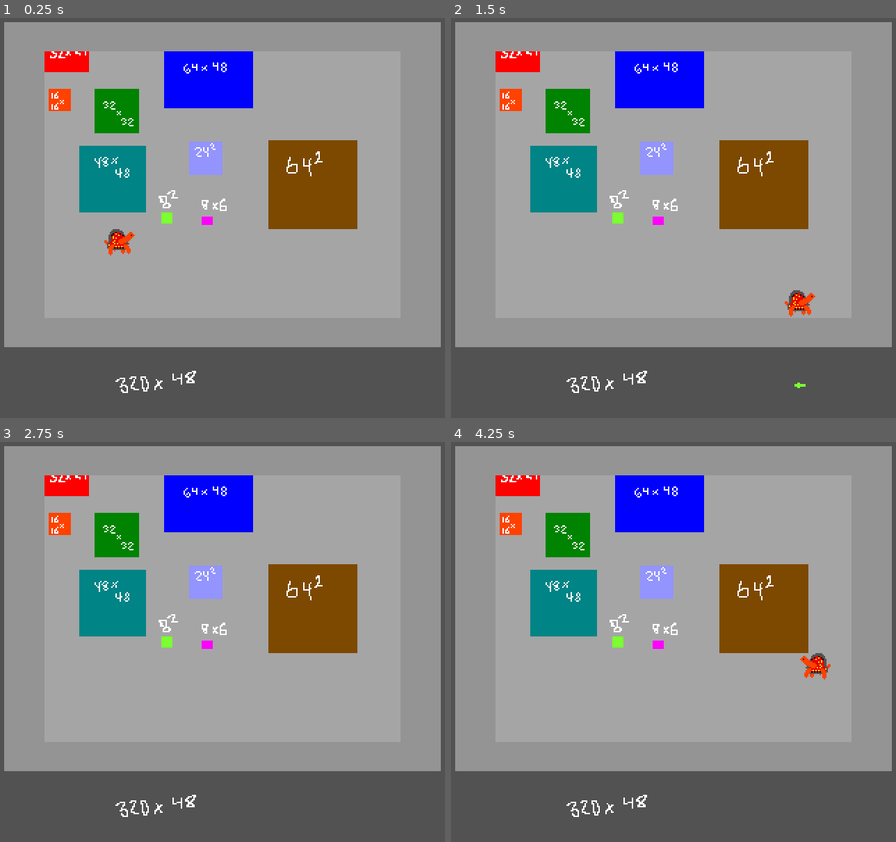
Above: before the commit, frames 1-4 (two rows, left to right).
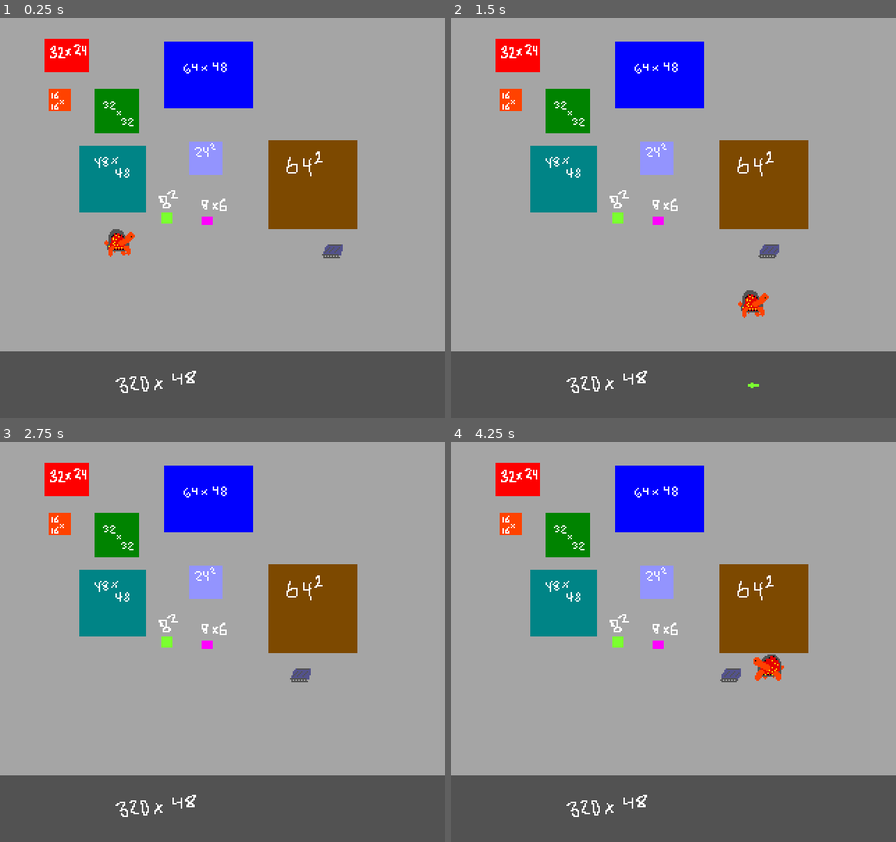
Above: after the commit, the same moments.

Repository: sym-z/GodotWildJam_68
Game: Godot game, scene res://Scenes/level.tscn
The game is run twice, just before and just after one commit, with the same random seed, the same clock (stepped at 60 frames per second) and the same inputs.
Inputs:
- Up to frame 1 (0.25 s): no input
- Up to frame 2 (1.5 s): hold D (Move Right) 0.53-1.28 s; tap Space (Fire) at 0.6, 1.35 s; hold S (Move Down) from 1.28 s (still down)
- Up to frame 3 (2.75 s): release S (Move Down) at 2.03 s; hold D (Move Right) from 2.03 s (still down); tap Space (Fire) at 2.1 s
- Up to frame 4 (4.25 s): tap Enter at 2.75 s; release D (Move Right) at 2.78 s; hold W (Move Up) 2.78-3.53 s; tap Space (Fire) at 2.85, 3.6 s; hold A (Move Left) from 3.53 s (still down)

The runs differ from the first frame. In frame 1, 4.7% of the frame differs, in the area x 0-100%, y 0-84%; in frame 2, 5.1%, in the area x 0-100%, y 0-93%; in frame 3, 4.5%; in frame 4, 5.1%.

Commit message:
enemy built, hurt animation
next time working on AI, state machine

Diff:
--- /dev/null
+++ b/Scenes/bot.tscn
@@ -0,0 +1,64 @@
+[gd_scene load_steps=9 format=3 uid="uid://b4geafs820qx5"]
+
+[ext_resource type="Script" path="res://Scripts/bot.gd" id="1_7eqj4"]
+[ext_resource type="Texture2D" uid="uid://it6c4x38sr5d" path="res://Sprites/bot animations/bot_beta1.png" id="1_rn6sp"]
+[ext_resource type="Texture2D" uid="uid://80kwxv7apk3q" path="res://Sprites/bot animations/bot_beta2.png" id="2_7cfiu"]
+[ext_resource type="Texture2D" uid="uid://d1b5hwtywkhj3" path="res://Sprites/bot animations/bot_beta_hurt1.png" id="4_kkoc1"]
+[ext_resource type="Texture2D" uid="uid://debymdpldeb62" path="res://Sprites/bot animations/bot_beta_hurt2.png" id="5_2ojxt"]
+
+[sub_resource type="SpriteFrames" id="SpriteFrames_3mu8c"]
+animations = [{
+"frames": [{
+"duration": 1.0,
+"texture": ExtResource("1_rn6sp")
+}, {
+"duration": 1.0,
+"texture": ExtResource("2_7cfiu")
+}],
+"loop": true,
+"name": &"default",
+"speed": 5.0
+}, {
+"frames": [{
+"duration": 1.0,
+"texture": ExtResource("4_kkoc1")
+}, {
+"duration": 1.0,
+"texture": ExtResource("5_2ojxt")
+}],
+"loop": true,
+"name": &"hurt",
+"speed": 5.0
+}]
+
+[sub_resource type="RectangleShape2D" id="RectangleShape2D_awwdp"]
+size = Vector2(14, 10)
+
+[sub_resource type="RectangleShape2D" id="RectangleShape2D_0jfbx"]
+size = Vector2(14, 10)
+
+[node name="Bot" type="CharacterBody2D"]
+script = ExtResource("1_7eqj4")
+
+[node name="AnimatedSprite2D" type="AnimatedSprite2D" parent="."]
+sprite_frames = SubResource("SpriteFrames_3mu8c")
+
+[node name="Timer" type="Timer" parent="AnimatedSprite2D"]
+wait_time = 0.5
+one_shot = true
+
+[node name="CollisionShape2D" type="CollisionShape2D" parent="."]
+position = Vector2(0, 1)
+shape = SubResource("RectangleShape2D_awwdp")
+
+[node name="Hurtbox" type="Area2D" parent="."]
+collision_layer = 2
+collision_mask = 2
+
+[node name="CollisionShape2D" type="CollisionShape2D" parent="Hurtbox"]
+position = Vector2(0, 1)
+shape = SubResource("RectangleShape2D_0jfbx")
+
+[connection signal="animation_changed" from="AnimatedSprite2D" to="." method="_on_2d_animation_changed"]
+[connection signal="timeout" from="AnimatedSprite2D/Timer" to="." method="_on_timer_timeout"]
+[connection signal="body_entered" from="Hurtbox" to="." method="_on_hurtbox_entered"]
--- a/Scenes/iron_shell.tscn
+++ b/Scenes/iron_shell.tscn
@@ -1,13 +1,25 @@
-[gd_scene load_steps=5 format=3 uid="uid://gb07ukqnwgtn"]
+[gd_scene load_steps=8 format=3 uid="uid://gb07ukqnwgtn"]
 
-[ext_resource type="Texture2D" uid="uid://de7phia2634ps" path="res://Sprites/turt.png" id="1_ijqyi"]
 [ext_resource type="Script" path="res://Scripts/iron_shell.gd" id="1_tqp1e"]
+[ext_resource type="Texture2D" uid="uid://duog7m3qtvpb2" path="res://Sprites/turt_anims/turt_idle1.png" id="2_cxbab"]
+[ext_resource type="Texture2D" uid="uid://b57v4qno4rh86" path="res://Sprites/turt_anims/turt_idle2.png" id="3_vf0c2"]
+[ext_resource type="Texture2D" uid="uid://b34dap5du4y71" path="res://Sprites/turt_anims/turt_idle3.png" id="4_qoocg"]
+[ext_resource type="Texture2D" uid="uid://b3ro3wyoxidj5" path="res://Sprites/turt_anims/turt_idle4.png" id="5_1yrvg"]
 
 [sub_resource type="SpriteFrames" id="SpriteFrames_d5ub8"]
 animations = [{
 "frames": [{
 "duration": 1.0,
-"texture": ExtResource("1_ijqyi")
+"texture": ExtResource("2_cxbab")
+}, {
+"duration": 1.0,
+"texture": ExtResource("3_vf0c2")
+}, {
+"duration": 1.0,
+"texture": ExtResource("4_qoocg")
+}, {
+"duration": 1.0,
+"texture": ExtResource("5_1yrvg")
 }],
 "loop": true,
 "name": &"default",
--- a/Scenes/level.tscn
+++ b/Scenes/level.tscn
@@ -1,9 +1,10 @@
-[gd_scene load_steps=5 format=3 uid="uid://7dsbxi78spi3"]
+[gd_scene load_steps=6 format=3 uid="uid://7dsbxi78spi3"]
 
 [ext_resource type="Script" path="res://Scripts/level.gd" id="1_nwdro"]
 [ext_resource type="Texture2D" uid="uid://bjdhr2is4k0bt" path="res://Sprites/screentest.png" id="2_fidii"]
 [ext_resource type="PackedScene" uid="uid://dsuh08esdopj" path="res://Scenes/beta_tm.tscn" id="3_4o373"]
 [ext_resource type="PackedScene" uid="uid://gb07ukqnwgtn" path="res://Scenes/iron_shell.tscn" id="4_djyh1"]
+[ext_resource type="PackedScene" uid="uid://b4geafs820qx5" path="res://Scenes/bot.tscn" id="5_44mmy"]
 
 [node name="Level" type="Node2D"]
 script = ExtResource("1_nwdro")
@@ -13,9 +14,13 @@
 centered = false
 
 [node name="Beta_TM" parent="." instance=ExtResource("3_4o373")]
+visible = false
 layer_0/tile_data = PackedInt32Array(589824, 3, 2, 589825, 65539, 2, 589826, 65539, 2, 589827, 65539, 2, 589828, 65539, …(483 unchanged characters)…
 
 [node name="Iron_Shell" parent="." instance=ExtResource("4_djyh1")]
 position = Vector2(86, 161)
 
+[node name="Bot" parent="." instance=ExtResource("5_44mmy")]
+position = Vector2(242, 167)
+
 [connection signal="shoot" from="Iron_Shell" to="." method="_on_shoot"]
--- a/Scenes/projectile.tscn
+++ b/Scenes/projectile.tscn
@@ -1,6 +1,7 @@
-[gd_scene load_steps=5 format=3 uid="uid://drg4gdmgj1uru"]
+[gd_scene load_steps=6 format=3 uid="uid://drg4gdmgj1uru"]
 
 [ext_resource type="Texture2D" uid="uid://dyn2v2ko0mo70" path="res://Sprites/betaprojectile.png" id="1_7boq6"]
+[ext_resource type="Script" path="res://Scripts/projectile.gd" id="1_62oho"]
 
 [sub_resource type="PhysicsMaterial" id="PhysicsMaterial_msj2r"]
 
@@ -24,6 +25,7 @@
 mass = 0.01
 physics_material_override = SubResource("PhysicsMaterial_msj2r")
 gravity_scale = 0.0
+script = ExtResource("1_62oho")
 
 [node name="AnimatedSprite2D" type="AnimatedSprite2D" parent="."]
 sprite_frames = SubResource("SpriteFrames_ecjmh")
--- /dev/null
+++ b/Scripts/bot.gd
@@ -0,0 +1,53 @@
+extends CharacterBody2D
+@export var health : int  = 3
+var bullet = preload("res://Scenes/projectile.tscn")
+const SPEED = 10.0
+
+# To handle state machine
+enum state {PATROL, TARGET, ATTACK, HURT, DEATH,}
+
+func _ready():
+	$AnimatedSprite2D.play()
+
+#func _process(delta):
+	#if health <= 0:
+		#die()
+func die():
+	# TODO: Play death animation
+	$AnimatedSprite2D.visible = false
+	queue_free()
+
+func _physics_process(delta):
+
+	var direction = Vector2.LEFT
+	if direction:
+		velocity = direction * SPEED
+	else:
+		velocity.x = move_toward(velocity.x, 0, SPEED)
+		velocity.y = move_toward(velocity.y, 0, SPEED)
+
+	move_and_slide()
+
+
+func _on_hurtbox_entered(body):
+	if body.has_method("hurt"):
+		health -= 1
+		$AnimatedSprite2D.animation = "hurt"
+		$AnimatedSprite2D.stop()
+		$AnimatedSprite2D.play()
+
+
+
+func _on_2d_animation_changed():
+	if $AnimatedSprite2D.animation == "hurt":
+		$AnimatedSprite2D/Timer.start()
+		# If they just died, remove their ability to hurt char/take damage, or play death animation.
+
+
+
+func _on_timer_timeout():
+	if health <= 0:
+		die()
+	else:
+		$AnimatedSprite2D.animation = "default"
+		$AnimatedSprite2D.play()
--- a/Scripts/iron_shell.gd
+++ b/Scripts/iron_shell.gd
@@ -1,4 +1,16 @@
 # TODO: How do I change a template for a script?
+
+# TODO: ANIMATIONS
+	# Shoot
+	# Hurt
+	# Look Up
+	# Look Down
+	# Death
+	# Walk Up
+	# Walk Down
+	# Walk Left
+	# Walk Right
+	# Metal Pickup
 
 extends CharacterBody2D
 
@@ -16,6 +28,9 @@
 @export var projectile_speed = 500.0
 @export var walk_speed  = 110.0
 @export var facing = dir.RIGHT;
+
+func _ready():
+	$Sprite.play()
 
 func _physics_process(delta):
 	print(facing)
--- /dev/null
+++ b/Scripts/projectile.gd
@@ -0,0 +1,14 @@
+extends RigidBody2D
+
+
+# Called when the node enters the scene tree for the first time.
+func _ready():
+	pass # Replace with function body.
+
+
+# Called every frame. 'delta' is the elapsed time since the previous frame.
+func _process(delta):
+	pass
+
+func hurt():
+	pass
Binary file added: Sprites/bot animations/bot_beta1.png
Not shown, added: Sprites/bot animations/bot_beta1.png.import
Binary file added: Sprites/bot animations/bot_beta2.png
Not shown, added: Sprites/bot animations/bot_beta2.png.import
Binary file added: Sprites/bot animations/bot_beta_hurt1.png
Not shown, added: Sprites/bot animations/bot_beta_hurt1.png.import
Binary file added: Sprites/bot animations/bot_beta_hurt2.png
Not shown, added: Sprites/bot animations/bot_beta_hurt2.png.import
Binary file added: Sprites/bot_beta.aseprite
Binary file added: Sprites/bot_beta_hurt.aseprite
Binary file added: Sprites/turt_anims/turt_idle1.png
Not shown, added: Sprites/turt_anims/turt_idle1.png.import
(and 7 more such lines)
